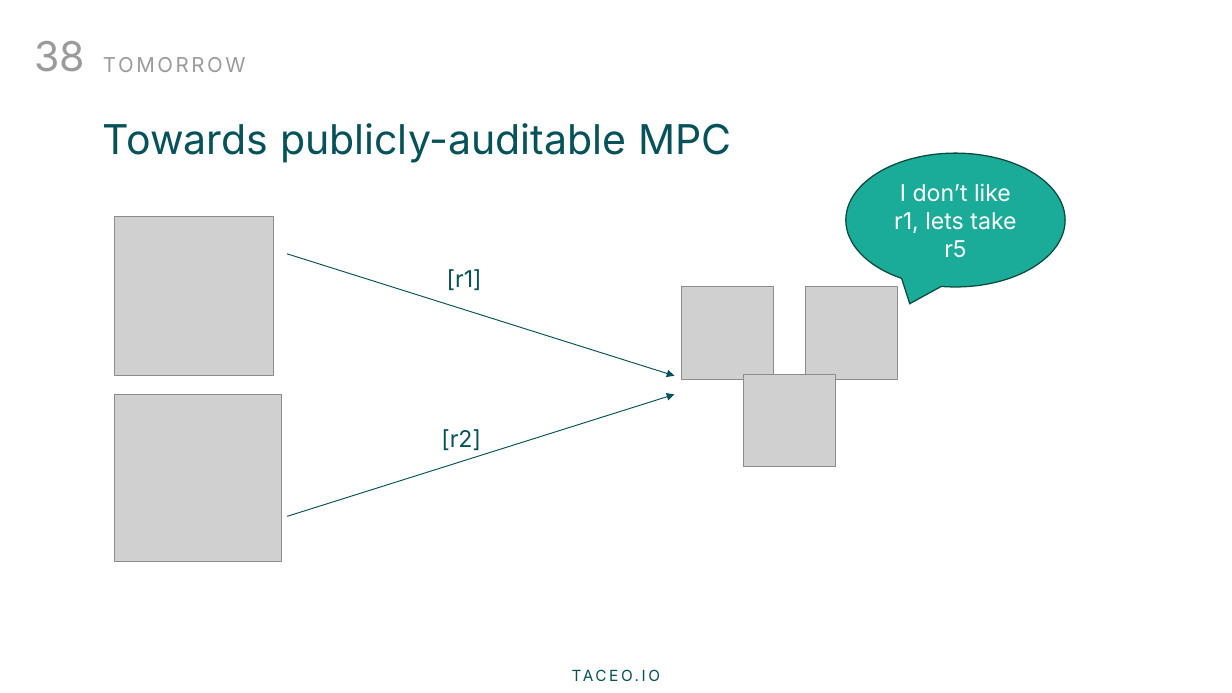
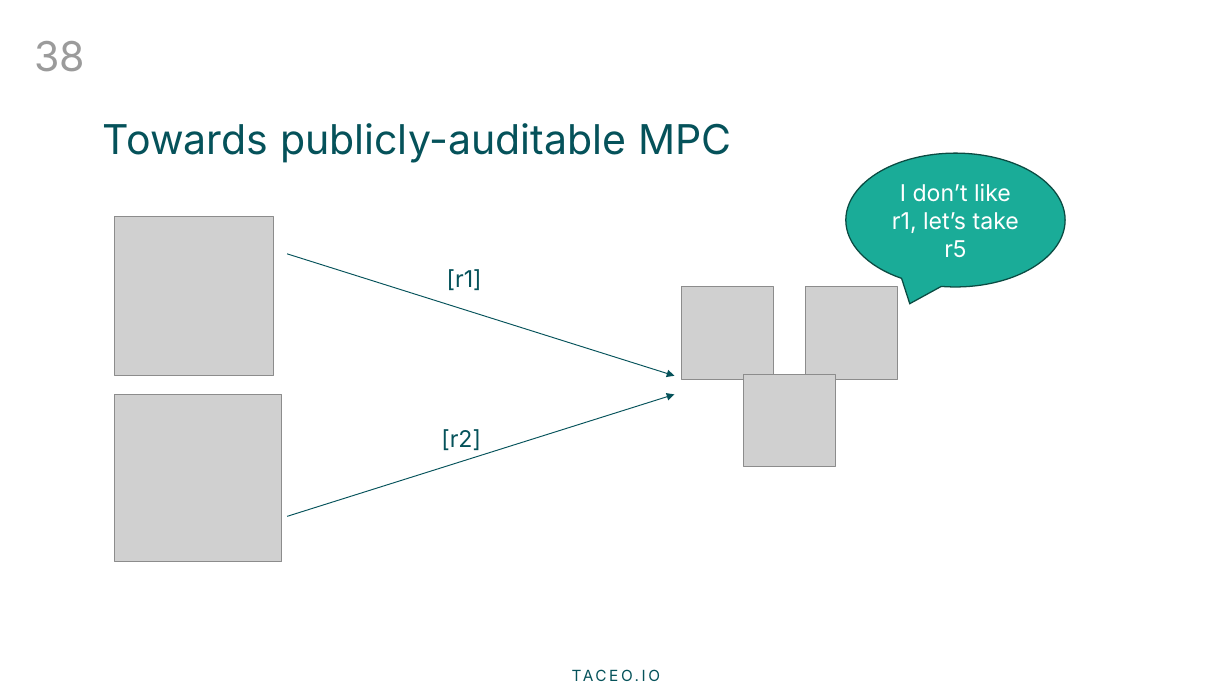
Before and after one commit to TaceoLabs/noir_workshop_0625, a slide deck: slide 38 of noircon2.pptx. Drawn at 1232x693 pixels with LibreOffice and Linux fonts; fonts in the diff are those of the drawing; grey boxes stand for pictures; background and template pictures are left out. Boxes give left, top, right and bottom in pixels: in the first picture for what was removed or moved away, otherwise in the second. Text is boxed around its words. In the diff, an @@ line names an element or a change of style, - is before the commit and + after.

```diff
--- a/noircon2.pptx
+++ b/noircon2.pptx
@@ title removed at (103, 49, 1105, 85) @@
-TOMORROW
@@ text in speech bubble at (892, 183, 1019, 257): text changed @@
-I don’t like r1, lets take r5
+I don’t like r1, let’s take r5
```
Also in this commit, not shown: 22 other slides changed.
